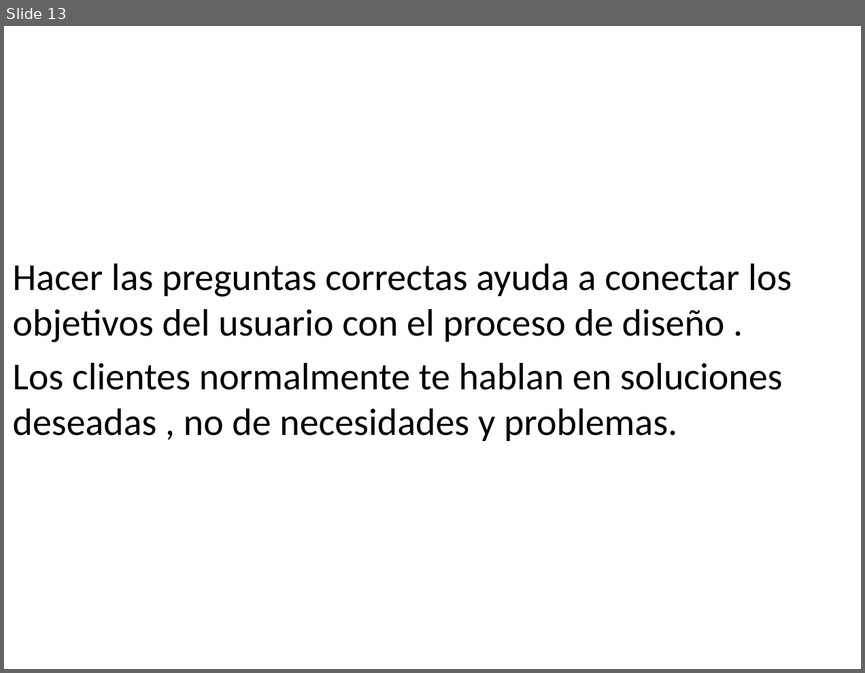
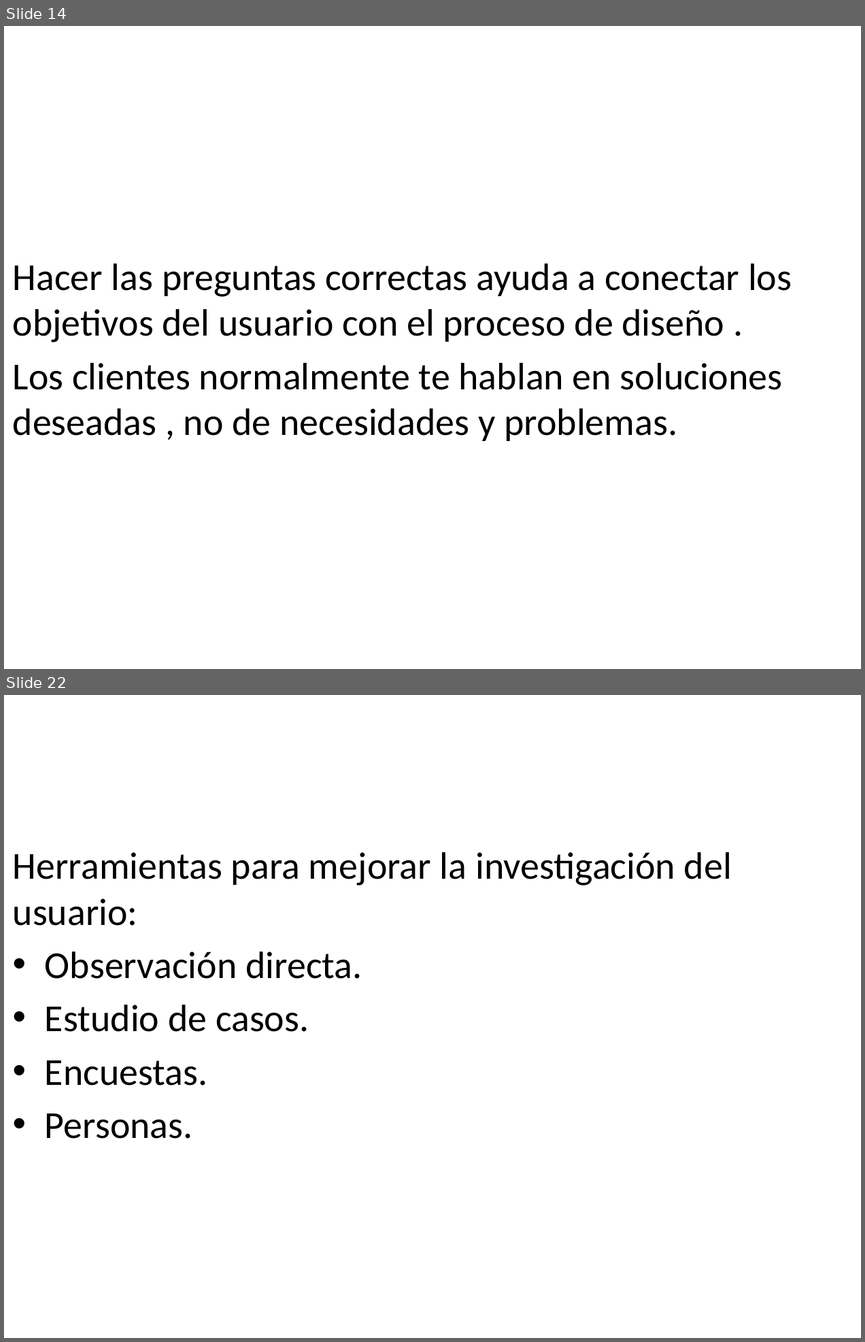
Before and after one commit to holtlanf999/designing-interfaces, a slide deck: UI to User.pptx. Shown one above the other, each under a label of ours: slide 13 before the commit, slides 14 and 22 after it; the slides between them are not shown. The pictures are 865x673 and 865x1342 pixels, drawn with LibreOffice and Linux fonts; fonts in the diff are those of the drawing. Boxes give left, top, right and bottom in pixels: in the first picture for what was removed or moved away, otherwise in the second. Text is boxed around its words. In the diff, an @@ line names an element or a change of style, - is before the commit and + after.

```diff
--- a/UI to User.pptx
+++ b/UI to User.pptx
@@ slide 22 added at bbox=[4, 695, 861, 1338], background #FFFFFF @@
@@ text added at bbox=[13, 852, 732, 1138], 32 pt, text #000000 @@
+Herramientas para mejorar la investigación del usuario:
+• Observación directa.
+• Estudio de casos.
+• Encuestas.
+• Personas.
@@ what was slide 13 is now slide 14 @@
```
Also in this commit, not shown: 10 slides changed, 10 other slides added, 7 slides removed.
